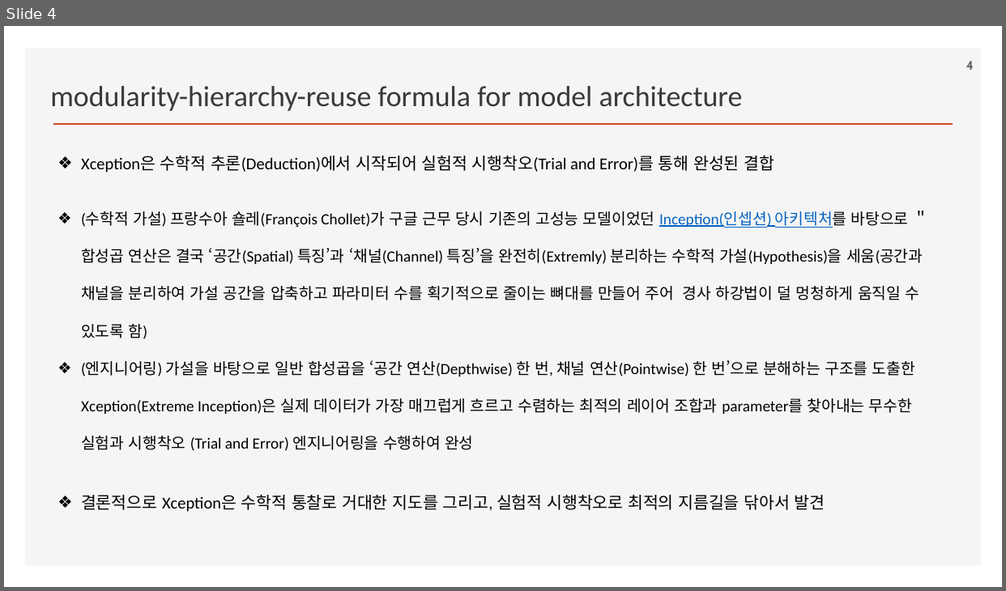
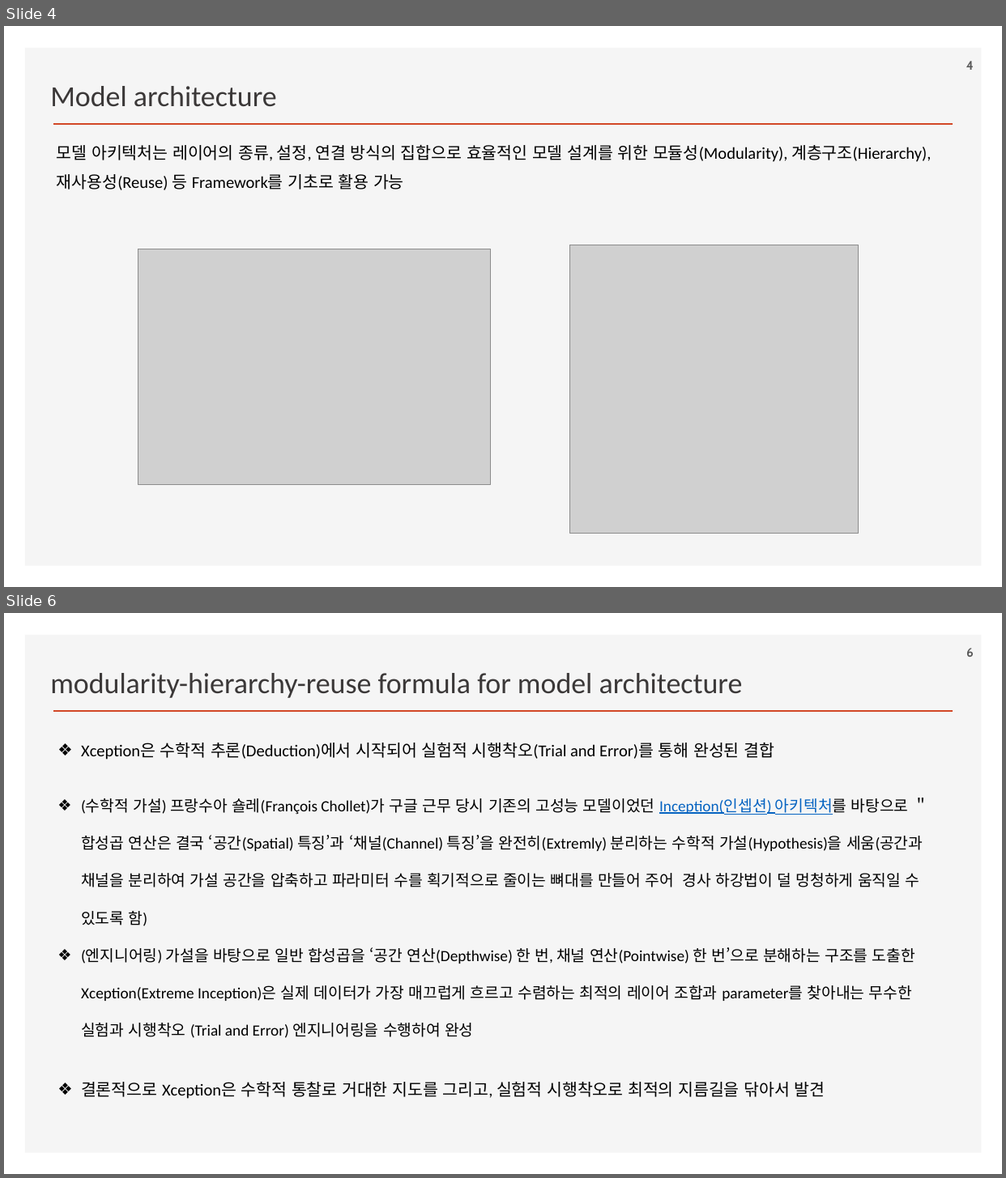
Before and after one commit to ancestor9/2026_Fall_Deep-Learning-with-Python, a slide deck: Chapter 09 ConvNet architecture patterns.pptx. Shown one above the other, each under a label of ours: slide 4 before the commit, slides 4 and 6 after it; the slides between them are not shown. The pictures are 1006x591 and 1006x1178 pixels, drawn with LibreOffice and Linux fonts; fonts in the diff are those of the drawing; grey boxes stand for pictures; background and template pictures are left out. Boxes give left, top, right and bottom in pixels: in the first picture for what was removed or moved away, otherwise in the second. Text is boxed around its words. In the diff, an @@ line names an element or a change of style, - is before the commit and + after.

```diff
--- a/Chapter 09 ConvNet architecture patterns.pptx
+++ b/Chapter 09 ConvNet architecture patterns.pptx
@@ slide 4 added at box(4, 26, 1002, 587), background #FFFFFF; not listed: 2 template elements that a slide beside it also shows @@
@@ page number added at box(966, 61, 974, 70), 12 pt, text #595959, bold @@
+4
@@ text added at box(50, 86, 277, 107), 28 pt, text #3B3838 @@
+Model architecture
@@ text added at box(57, 145, 931, 190), 16 pt, text #000000 @@
+모델 아키텍처는 레이어의 종류, 설정, 연결 방식의 집합으로 효율적인 모델 설계를 위한 모듈성(Modularity), 계층구조(Hierarchy), 재사용성(Reuse) 등 Framework를 기초로 활용 가능
@@ picture added at box(138, 249, 491, 485) @@
@@ picture added at box(570, 246, 859, 534) @@
@@ what was slide 4 is now slide 6 @@
@@ page number at box(966, 648, 974, 657): text changed @@
-4
+6
```
Also in this commit, not shown: 2 slides changed.
